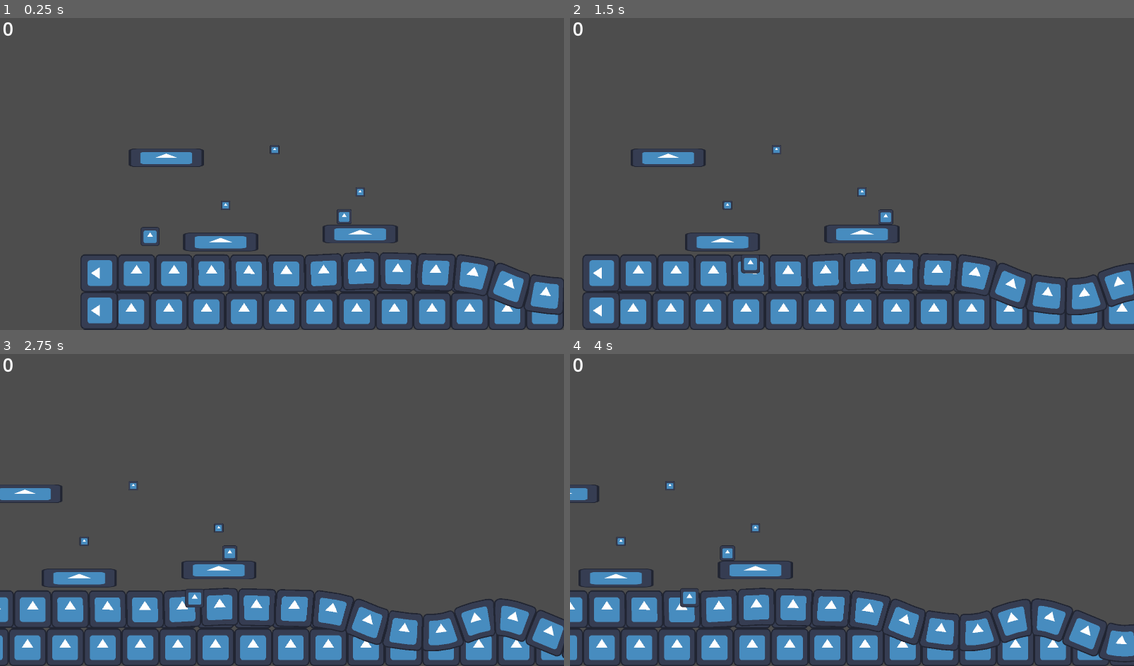
Above: before the commit, frames 1-4 (two rows, left to right).
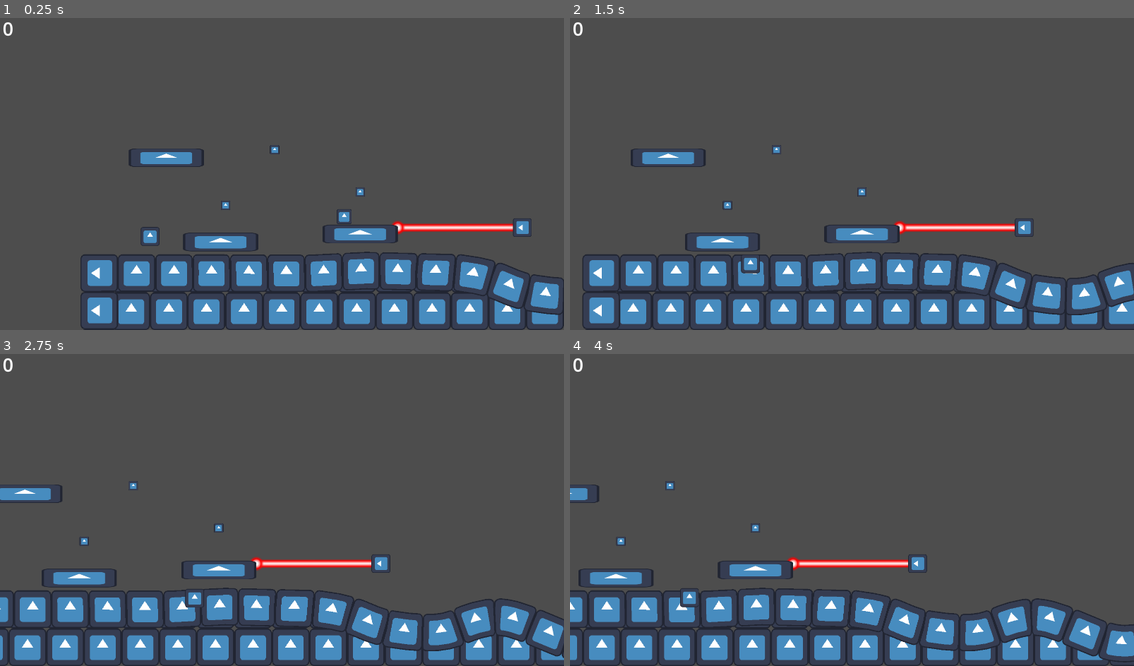
Above: after the commit, the same moments.

Repository: charliegregg/TriJamTTT
Game: Godot game, scene res://levels/level_1.tscn
Two runs of this game, one before a commit and one after it. Both use one fixed random seed, a clock stepped at 60 frames per second and the inputs below. The engine's default icon, where the game draws it, is replaced by a stand-in: a white triangle on a blue panel in a dark square.
Inputs (mouse positions are in pixels of both pictures, inside the frame that each line leads up to):
- Up to frame 1 (0.25 s): no input
- Up to frame 2 (1.5 s): tap Enter at 0.5 s; move the mouse to (976, 155) at 0.52 s; hold D (move_right) 0.53-1.25 s; hold Alt 0.53-1.25 s; click (976, 155) at 0.67 s; tap Space (move_jump) at 0.77 s; drag from (739, 186) to (902, 217) at 1.27 s
- Up to frame 3 (2.75 s): move the mouse to (338, 438) at 2.02 s; hold D (move_right) from 2.03 s (still down); hold Ctrl from 2.03 s (still down)
- Up to frame 4 (4 s): release D (move_right) at 2.75 s; release Ctrl at 2.75 s; drag from (823, 572) to (699, 485) at 2.77 s; move the mouse to (1021, 553) at 3.52 s; hold A (move_left) from 3.53 s (still down); hold Alt from 3.53 s (still down); tap Space (move_jump) at 3.77 s

The runs differ from the first frame. In frame 1, 0.7% of the frame differs, in the area x 69-95%, y 64-71%; in frame 2, 0.8%; in frame 3, 0.8%; in frame 4, 0.8%, in the area x 26-64%, y 61-71%.

Commit message:
laser

Diff:
--- a/levels/level_1.tscn
+++ b/levels/level_1.tscn
@@ -1,8 +1,9 @@
-[gd_scene load_steps=4 format=3 uid="uid://djkmil5t0ismp"]
+[gd_scene load_steps=5 format=3 uid="uid://djkmil5t0ismp"]
 
 [ext_resource type="PackedScene" uid="uid://dugyht4vx4s4h" path="res://levels/level.tscn" id="1_7ei7c"]
 [ext_resource type="PackedScene" uid="uid://cqyec3w3k7i01" path="res://scenes/coin.tscn" id="2_c4b7e"]
 [ext_resource type="PackedScene" uid="uid://cdi24c03fch2a" path="res://scenes/semiplatform.tscn" id="3_ctlo4"]
+[ext_resource type="PackedScene" uid="uid://d6j64as3f14u" path="res://scenes/laser.tscn" id="4_sx1ux"]
 
 [node name="level1" instance=ExtResource("1_7ei7c")]
 
@@ -17,3 +18,7 @@
 
 [node name="SemiPlatform" parent="." index="10" instance=ExtResource("3_ctlo4")]
 position = Vector2(55, -203)
+
+[node name="laser" parent="." index="11" instance=ExtResource("4_sx1ux")]
+position = Vector2(1267, 35)
+rotation = -1.57162
--- /dev/null
+++ b/scenes/laser.tscn
@@ -0,0 +1,61 @@
+[gd_scene load_steps=8 format=3 uid="uid://d6j64as3f14u"]
+
+[ext_resource type="Script" path="res://scripts/laser.gd" id="1_7wu1f"]
+[ext_resource type="Texture2D" uid="uid://cl1tidara4oel" path="res://icon.svg" id="1_uxs28"]
+
+[sub_resource type="Gradient" id="Gradient_76n7o"]
+offsets = PackedFloat32Array(0, 0.2, 0.3, 0.5, 0.7, 0.8, 1)
+colors = PackedColorArray(1, 0, 0, 0, 1, 0, 0, 1, 1, 0.392157, 0.392157, 1, 1, 1, 1, 1, 1, 0.392157, 0.392157, 1, 1, 0, 0, 1, 1, 0, 0, 0)
+
+[sub_resource type="GradientTexture1D" id="GradientTexture1D_dnsxs"]
+gradient = SubResource("Gradient_76n7o")
+width = 32
+
+[sub_resource type="RectangleShape2D" id="RectangleShape2D_gfwjv"]
+size = Vector2(32, 1)
+
+[sub_resource type="Gradient" id="Gradient_m2alo"]
+offsets = PackedFloat32Array(0.215278, 0.517361, 0.642361, 1)
+colors = PackedColorArray(1, 1, 1, 1, 1, 0.392157, 0.392157, 1, 1, 0, 0, 1, 1, 0, 0, 0)
+
+[sub_resource type="GradientTexture2D" id="GradientTexture2D_ud2h7"]
+gradient = SubResource("Gradient_m2alo")
+fill = 1
+fill_from = Vector2(0.5, 0.5)
+fill_to = Vector2(0.5, 0)
+
+[node name="laser" type="Node2D"]
+script = ExtResource("1_7wu1f")
+
+[node name="Sprite2D" type="Sprite2D" parent="."]
+scale = Vector2(0.5, 0.5)
+texture = ExtResource("1_uxs28")
+
+[node name="Beam" type="Node2D" parent="."]
+z_index = -2
+scale = Vector2(1, 100)
+
+[node name="Sprite2D" type="Sprite2D" parent="Beam"]
+position = Vector2(0, -0.5)
+texture = SubResource("GradientTexture1D_dnsxs")
+
+[node name="Area2D" type="Area2D" parent="Beam"]
+position = Vector2(0, -0.5)
+collision_layer = 0
+collision_mask = 6
+
+[node name="CollisionShape2D" type="CollisionShape2D" parent="Beam/Area2D"]
+shape = SubResource("RectangleShape2D_gfwjv")
+
+[node name="RayCast2D" type="RayCast2D" parent="Beam"]
+unique_name_in_owner = true
+scale = Vector2(1, 0.01)
+target_position = Vector2(0, -1024)
+
+[node name="EndSprite" type="Sprite2D" parent="."]
+z_index = -1
+rotation = 3.14159
+scale = Vector2(0.8, 0.8)
+texture = SubResource("GradientTexture2D_ud2h7")
+
+[connection signal="body_entered" from="Beam/Area2D" to="." method="_on_area_2d_body_entered"]
--- a/scripts/enemy.gd
+++ b/scripts/enemy.gd
@@ -1,4 +1,5 @@
 extends CharacterBody2D
+class_name Enemy
 
 @export var GRAVITY = 980
 
--- /dev/null
+++ b/scripts/laser.gd
@@ -0,0 +1,14 @@
+extends Node2D
+
+func _physics_process(delta):
+	var p = %RayCast2D.get_collision_point()
+	if not p:
+		return
+	var length = global_position.distance_to(p)
+	$Beam.scale.y = length
+	$EndSprite.position.y = -length
+
+
+func _on_area_2d_body_entered(body):
+	if body is Player or body is Enemy:
+		body.die()
